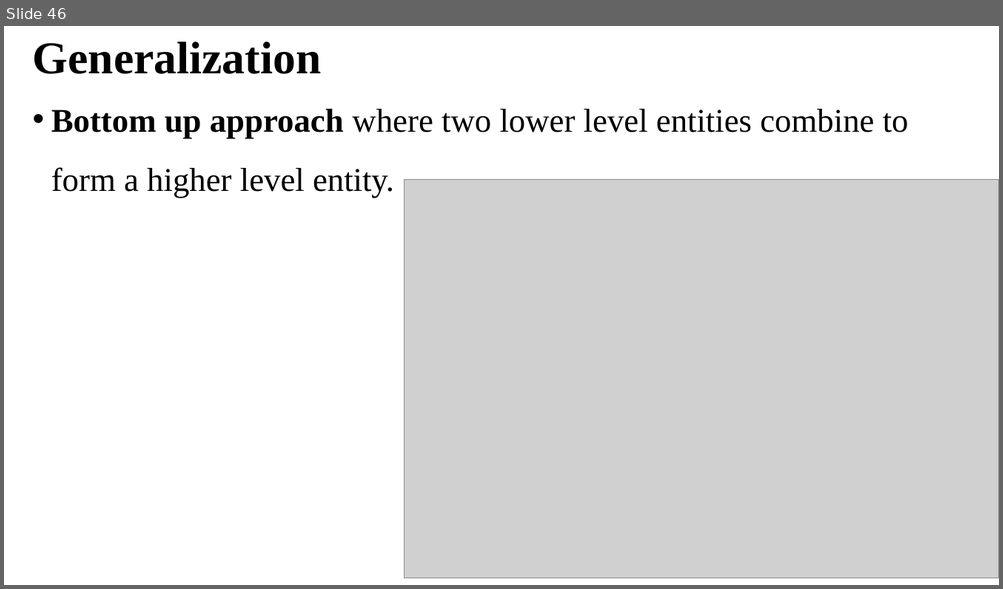
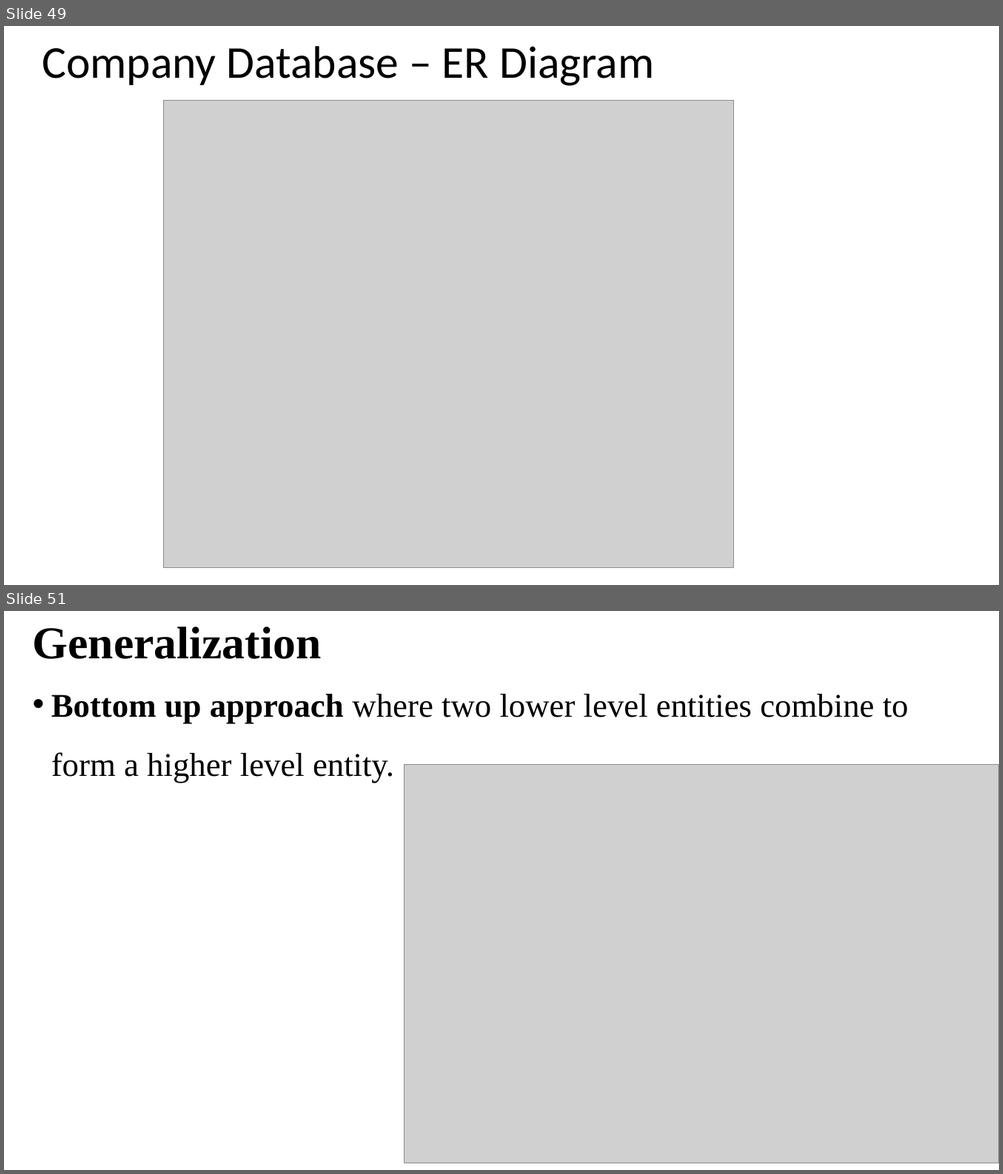
Before and after one commit to TahirAcharya/dbms, a slide deck: Module 1/module 1 chapter 3.pptx. Shown one above the other, each under a label of ours: slide 46 before the commit, slides 49 and 51 after it; the slides between them are not shown. The pictures are 1003x589 and 1003x1174 pixels, drawn with LibreOffice and Linux fonts; fonts in the diff are those of the drawing; grey boxes stand for pictures. Boxes give left, top, right and bottom in pixels: in the first picture for what was removed or moved away, otherwise in the second. Text is boxed around its words. In the diff, an @@ line names an element or a change of style, - is before the commit and + after.

```diff
--- a/Module 1/module 1 chapter 3.pptx
+++ b/Module 1/module 1 chapter 3.pptx
@@ slide 49 added at box(4, 26, 999, 585), background #FFFFFF @@
@@ title added at box(42, 46, 654, 86), 44 pt, text #000000 @@
+Company Database – ER Diagram
@@ picture added at box(164, 101, 734, 568) @@
@@ what was slide 46 is now slide 51 @@
```
Also in this commit, not shown: 4 other slides added, 3 other files.
